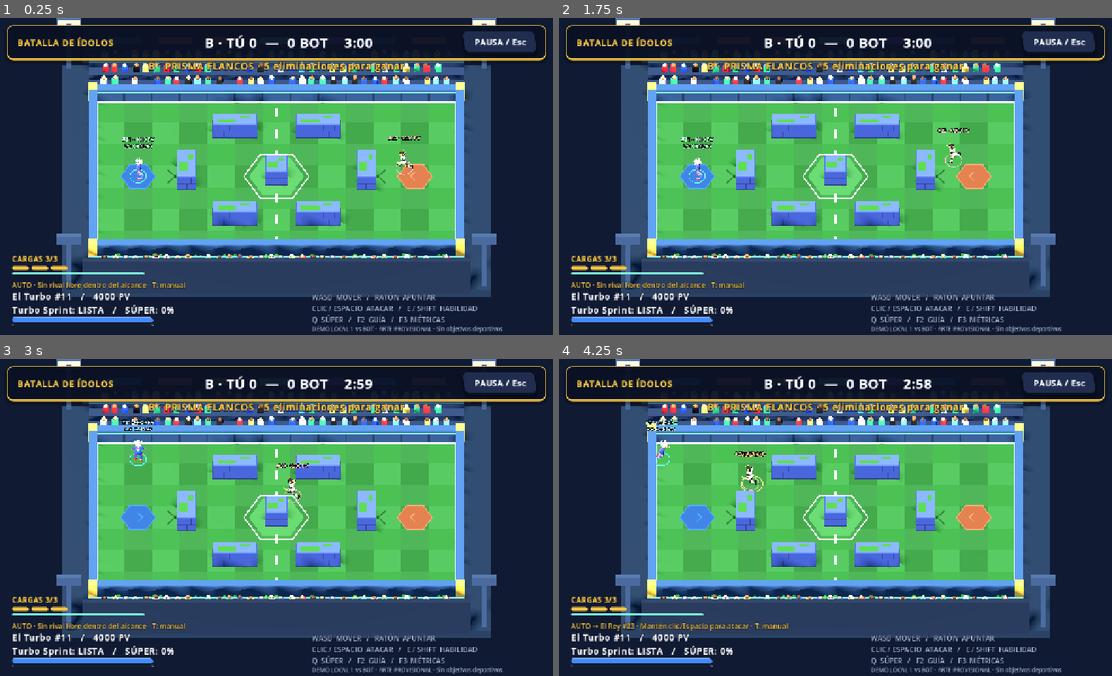
Above: before the commit, frames 1-4 (two rows, left to right).
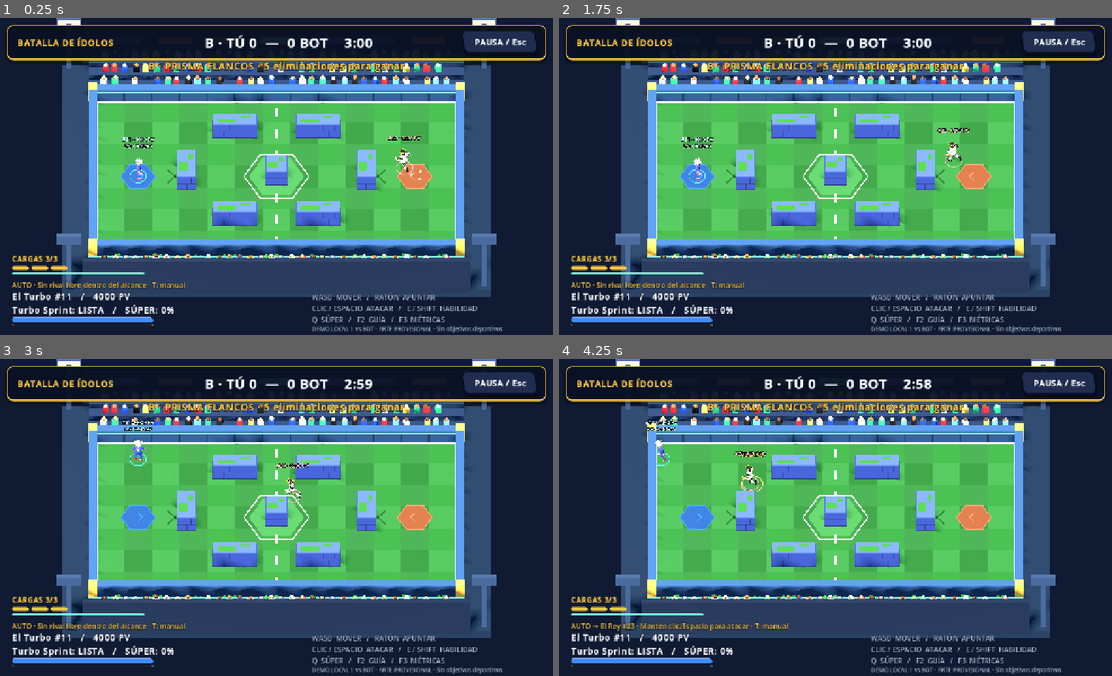
Above: after the commit, the same moments.

Repository: openweb-cl/arena-idol
Game: Godot game, scene res://scenes/arena/prisma_b.tscn
Two runs of this game, one before a commit and one after it. Both use one fixed random seed, a clock stepped at 60 frames per second and the inputs below. This scene is started directly instead of the project's main scene.
Inputs (mouse positions are in pixels of both pictures, inside the frame that each line leads up to):
- Up to frame 1 (0.25 s): no input
- Up to frame 2 (1.75 s): click "PAUSA / Esc" at 0.5 s; click "REVANCHA / REINICIAR" at 1.25 s
- Up to frame 3 (3 s): tap Enter at 2 s; move the mouse to (248, 580) at 2.02 s; hold W 2.03-2.75 s; tap L at 2.1 s; click (248, 580) at 2.17 s; tap Space at 2.27 s; drag from (447, 565) to (248, 580) at 2.77 s
- Up to frame 4 (4.25 s): move the mouse to (664, 469) at 3.52 s; hold A from 3.53 s (still down); tap 1 at 3.6 s

The runs differ from the first frame. In frame 1, 0.1% of the frame differs, in the area x 71-77%, y 41-52%; in frame 2, 0.1%; in frame 3, less than 0.1%; in frame 4, less than 0.1%.

Commit message:
cambio: sensación de juego al correr y al golpear
El cuerpo mira hacia donde corre y gira al blanco al atacar (adiós a correr
de espaldas con AUTO); números de daño (vida, súper y escudo), aplastamiento
del golpeado, sacudida de cámara en súper y eliminaciones, y polvo al arrancar
o invertir la marcha. Solo presentación. tests/test_feel.gd: 14 comprobaciones.

Co-Authored-By: Claude Opus 5.5 <noreply@anthropic.com>

Diff:
--- a/game/scripts/actors/character_visual.gd
+++ b/game/scripts/actors/character_visual.gd
@@ -85,6 +85,9 @@
 		# La zancada sigue a la velocidad real para que los pies no patinen sobre el suelo.
 		var running := animation_player.current_animation == "run"
 		animation_player.speed_scale = clampf(speed_ratio * definition.speed / definition.run_clip_speed, 0.8, 2.2) if running else 1.0
+		# Aplastamiento breve al recibir un golpe (solo aspecto).
+		var squash := action_time / 0.4 if action == "hit" and action_time > 0 else 0.0
+		model.scale = definition.model_scale * Vector3(1.0 + 0.12 * squash, 1.0 - 0.14 * squash, 1.0 + 0.12 * squash)
 		return
 	if model == null or limbs.size() != 4:
 		return
--- a/game/scripts/actors/player.gd
+++ b/game/scripts/actors/player.gd
@@ -4,6 +4,7 @@
 signal ability_started(actor: ArenaPlayer)
 signal eliminated(actor: ArenaPlayer)
 signal attack_accepted(actor: ArenaPlayer, kind: String)
+signal kicked_up_dust(actor: ArenaPlayer)  ## arranque o frenazo brusco (solo VFX)
 @export var definition: CharacterDefinition = preload("res://data/characters/turbo.tres")
 @export_range(2.5, 5.0, 0.05) var status_label_height: float = 3.1
 var team := 0
@@ -38,6 +39,8 @@
 var shot_direction := Vector3.RIGHT
 var shot_multiplier := 1.0
 var super_target: Variant = null  ## centro elegido para una súper de zona (Vector3) o null
+var aim_hold := 0.0  ## tras atacar, el cuerpo mira al blanco este tiempo; si no, mira hacia donde corre
+var dust_cooldown := 0.0
 var shield_time := 0.0
 var shield_hp := 0
 
@@ -79,6 +82,8 @@
 		power_multiplier = 1.0
 	channel_time = maxf(0, channel_time - delta)
 	shield_time = maxf(0, shield_time - delta)
+	aim_hold = maxf(0, aim_hold - delta)
+	dust_cooldown = maxf(0, dust_cooldown - delta)
 	if shield_time <= 0:
 		shield_hp = 0
 	if knocked_out:
@@ -117,12 +122,21 @@
 		dash_time = maxf(0, dash_time - delta)
 		target = dash_direction * speed * definition.ability.speed_multiplier
 	var acceleration := definition.braking if direction.length() < 0.1 else definition.acceleration
+	# Polvo al arrancar desde quieto o al invertir la marcha (solo aspecto).
+	if dust_cooldown <= 0 and direction.length() > 0.6 and (move_velocity.length() < 1.0 or move_velocity.normalized().dot(direction.normalized()) < -0.3):
+		dust_cooldown = 0.45
+		kicked_up_dust.emit(self)
 	move_velocity = move_velocity.move_toward(target, acceleration * delta)
 	velocity = move_velocity + push_velocity
 	push_velocity = push_velocity.move_toward(Vector3.ZERO, 35 * delta)
 	move_and_slide()
 	position.y = 0
-	visual.rotation.y = lerp_angle(visual.rotation.y, atan2(-facing.x, -facing.z), minf(1, definition.turn_speed * delta))
+	# El cuerpo mira hacia donde corre y se gira al blanco al atacar: así no corre de
+	# espaldas ni de lado con el apuntado AUTO. La dirección de ataque sigue siendo `facing`.
+	var look := facing
+	if direction.length() > 0.12 and aim_hold <= 0 and dash_time <= 0:
+		look = direction.normalized()
+	visual.rotation.y = lerp_angle(visual.rotation.y, atan2(-look.x, -look.z), minf(1, definition.turn_speed * delta))
 	visual.speed_ratio = minf(1, velocity.length() / definition.speed)
 	health_label.text = "#%d · %d PV" % [definition.number, health]
 	if ammo.limited():
@@ -151,6 +165,7 @@
 			channel_time = definition.field_warning
 	# Dirección y mejora se capturan al aceptar; el proyectil puede salir después.
 	shot_direction = facing
+	aim_hold = 0.45
 	shot_multiplier = damage_multiplier() if kind == "shot" else 1.0
 	visual.trigger("kick")
 	attack_accepted.emit(self, kind)
@@ -234,6 +249,7 @@
 	super_target = null
 	shield_time = 0
 	shield_hp = 0
+	aim_hold = 0
 	cooldown = 0
 	attack_cooldown = 0
 	facing = Vector3.RIGHT if team == 0 else Vector3.LEFT
--- a/game/scripts/modes/arena.gd
+++ b/game/scripts/modes/arena.gd
@@ -113,6 +113,7 @@
 	actor.ability_started.connect(on_ability)
 	actor.eliminated.connect(on_eliminated)
 	actor.attack_accepted.connect(on_attack_accepted)
+	actor.kicked_up_dust.connect(on_dust)
 	actors.append(actor)
 	return actor
 
@@ -307,7 +308,10 @@
 func apply_damage(target: ArenaPlayer, source: ArenaPlayer, damage: int, push: Vector3, charges: bool = true) -> void:
 	if phase != Phase.PLAYING or target.team == source.team:
 		return
+	var health_before := target.health
+	var shield_before := target.shield_hp
 	if target.take_damage(damage, push):
+		show_damage(target, health_before - target.health, shield_before - target.shield_hp, not charges or damage == source.definition.super_damage)
 		impacts += 1
 		damage_events[source.team] += 1
 		if charges:
@@ -403,6 +407,23 @@
 	effect.radius = actor.definition.super_radius
 	add_child(effect)
 
+## Número flotante con el daño real (vida y escudo por separado) y sacudida en súper.
+func show_damage(target: ArenaPlayer, lost: int, absorbed: int, is_super: bool) -> void:
+	var above := target.position + Vector3(0, 2.4, 0)
+	if absorbed > 0:
+		var shield := DamageNumber.new().setup(absorbed, "shield")
+		shield.position = above + Vector3(0, 0.35, 0)
+		add_child(shield)
+	if lost > 0:
+		var number := DamageNumber.new().setup(lost, "super" if is_super else "basic")
+		number.position = above
+		add_child(number)
+	if is_super:
+		camera.shake(0.35)
+
+func on_dust(actor: ArenaPlayer) -> void:
+	spawn_effect(actor, "dust", Color("d9c7a3"))
+
 func spawn_effect_at(at: Vector3, kind: String) -> void:
 	var effect := AbilityEffect.new()
 	effect.kind = kind
@@ -413,6 +434,7 @@
 func on_eliminated(actor: ArenaPlayer) -> void:
 	if phase != Phase.PLAYING:
 		return
+	camera.shake(0.55)
 	spawn_effect(actor, "elimination", actor.definition.color)
 	if actor == human:
 		mouse_fire_held = false
--- a/game/scripts/modes/arena_camera.gd
+++ b/game/scripts/modes/arena_camera.gd
@@ -1,6 +1,11 @@
 class_name ArenaCamera
 extends Camera3D
 @export_range(15, 40, 0.5) var base_size: float = 23.0
+## Sacudida breve en golpes grandes (súper, eliminación). Desplaza la imagen con
+## h_offset/v_offset: la cámara, el apuntado y la física no se mueven.
+@export_range(0.0, 1.0, 0.05) var shake_scale: float = 1.0
+var trauma := 0.0
+var _time := 0.0
 
 func _ready() -> void:
 	projection = Camera3D.PROJECTION_ORTHOGONAL
@@ -14,3 +19,13 @@
 	var rect := get_viewport().get_visible_rect().size
 	if rect.y > 0:
 		size = maxf(base_size, 32 / (rect.x / rect.y))
+
+func shake(amount: float) -> void:
+	trauma = clampf(maxf(trauma, amount), 0.0, 1.0)
+
+func _process(delta: float) -> void:
+	_time += delta
+	trauma = maxf(0.0, trauma - delta * 2.2)
+	var power := trauma * trauma * shake_scale * 0.35
+	h_offset = sin(_time * 53.0) * power
+	v_offset = cos(_time * 47.0) * power
--- a/game/scripts/vfx/ability_effect.gd
+++ b/game/scripts/vfx/ability_effect.gd
@@ -31,7 +31,7 @@
 	"shot": 0.2, "turbo_sprint": 0.45, "turbo_super": 0.5, "melee": 0.3, "rey_charge": 0.4,
 	"rey_super": 0.65, "hit": 0.3, "shield": 0.35, "impact_cover": 0.25, "elimination": 0.7,
 	"principe_shot": 0.2, "principe_buff": 0.8, "principe_field_warning": 0.6, "principe_field": 3.0,
-	"pitbull_guard": 2.0,
+	"pitbull_guard": 2.0, "dust": 0.4,
 }
 
 func _ready() -> void:
@@ -59,6 +59,7 @@
 		"principe_field_warning": _build_field_warning()
 		"principe_field": _build_field()
 		"pitbull_guard": _build_guard()
+		"dust": _build_dust()
 		_:
 			parts.append(VFXKit.ring(self, Vector3(0, 0.05, 0), 0.6, 0.07, color))
 
@@ -246,6 +247,13 @@
 	parts.append(slow)
 	VFXKit.sparks(self, Vector3(0, 0.15, 0), amount(16), edge, 5.0, 0.4, Vector3.UP, 85, -8)
 
+func _build_dust() -> void:
+	# Polvo de pisada al arrancar o invertir la marcha: tres bolitas que se abren.
+	for i in 3:
+		var ang := TAU * i / 3.0 + 0.6
+		var puff := VFXKit.sphere(self, Vector3(cos(ang) * 0.18, 0.08, sin(ang) * 0.18 + 0.15), 0.1, color, 6)
+		parts.append(puff)
+
 func _build_guard() -> void:
 	# Guardia de Hierro: burbuja celeste que acompaña al Pitbull mientras dura el escudo.
 	parts.append(VFXKit.sphere(self, Vector3(0, 0.95, 0), 0.95, VFXKit.SHIELD, 12))
@@ -321,6 +329,11 @@
 			parts[1].scale = Vector3.ONE * fade
 			parts[2].position.y = 2.3 + t * 0.3
 			parts[2].scale = Vector3.ONE * VFXKit.fade(maxf(0, t - 0.6) * 2.5)
+		"dust":
+			for i in parts.size():
+				var ang := TAU * i / 3.0 + 0.6
+				parts[i].position = Vector3(cos(ang), 0.0, sin(ang)) * (0.18 + t * 0.35) + Vector3(0, 0.08 + t * 0.12, 0.15)
+				parts[i].scale = Vector3.ONE * (1.0 + t) * maxf(0.001, fade)
 		"pitbull_guard":
 			var beat := 1.0 + 0.04 * sin(age * 12.0)
 			var end := VFXKit.fade(maxf(0, t - 0.85) / 0.15)
--- /dev/null
+++ b/game/scripts/vfx/damage_number.gd
@@ -0,0 +1,30 @@
+class_name DamageNumber
+extends Label3D
+## Número de daño flotante (VFX, sin autoridad sobre el combate): sube, crece un
+## instante y se desvanece. Blanco = básico, dorado = súper, celeste = escudo.
+const LIFE := 0.75
+var age := 0.0
+var rise := 0.9
+
+func setup(amount: int, kind: String) -> DamageNumber:
+	text = ("−%d" % amount) if kind != "shield" else ("ESCUDO −%d" % amount)
+	modulate = {"super": Color("ffd34d"), "shield": Color("8fe3ff")}.get(kind, Color("fff6ea"))
+	font_size = 52 if kind == "super" else 40
+	outline_size = 10
+	outline_modulate = Color(0.05, 0.07, 0.14, 0.9)
+	pixel_size = 0.01
+	billboard = BaseMaterial3D.BILLBOARD_ENABLED
+	no_depth_test = true
+	render_priority = 2
+	return self
+
+func _process(delta: float) -> void:
+	age += minf(delta, 1.0 / 20.0)
+	var t := clampf(age / LIFE, 0, 1)
+	position.y += rise * delta * (1.0 - t)
+	var pop := 1.0 + 0.35 * maxf(0.0, 1.0 - t * 6.0)
+	scale = Vector3.ONE * pop
+	modulate.a = 1.0 if t < 0.6 else 1.0 - (t - 0.6) / 0.4
+	outline_modulate.a = modulate.a * 0.9
+	if age >= LIFE:
+		queue_free()
--- /dev/null
+++ b/game/tests/test_feel.gd
@@ -0,0 +1,95 @@
+extends SceneTree
+## Sensación de juego: orientación del cuerpo, números de daño, aplastamiento,
+## sacudida de cámara y polvo. Todo es presentación: no cambia reglas de combate.
+var passed := 0
+var failed := 0
+const TURBO := preload("res://data/characters/turbo.tres")
+const REY := preload("res://data/characters/rey.tres")
+
+func _initialize() -> void:
+	call_deferred("run")
+
+func check(ok: bool, title: String) -> void:
+	if ok:
+		passed += 1
+		print("PASS ", title)
+	else:
+		failed += 1
+		push_error("FAIL " + title)
+
+func frames(count: int) -> void:
+	for i in count:
+		await physics_frame
+		await process_frame
+
+func facing_angle(direction: Vector3) -> float:
+	return atan2(-direction.x, -direction.z)
+
+func run() -> void:
+	GameSession.selected = TURBO
+	GameSession.selected_rival = REY
+	var arena: IdolArena = load("res://scenes/arena/arena.tscn").instantiate()
+	root.add_child(arena)
+	current_scene = arena
+	arena.set_physics_process(false)
+	arena.bot.set_physics_process(false)
+	await frames(2)
+	var me := arena.human
+	me.invulnerable = 0
+	arena.bot.invulnerable = 0
+	me.position = Vector3(-8, 0, 0)
+	arena.bot.position = Vector3(8, 0, 0)
+
+	# --- Orientación -------------------------------------------------------------------
+	var dusts := []
+	me.kicked_up_dust.connect(func(actor: ArenaPlayer) -> void: dusts.append(actor))
+	me.command.aim = Vector2.RIGHT
+	me.command.move = Vector2(0, 1)
+	await frames(24)
+	check(absf(angle_difference(me.visual.rotation.y, facing_angle(Vector3.BACK))) < 0.2, "con apuntado AUTO, el cuerpo mira hacia donde corre")
+	check(me.facing.is_equal_approx(Vector3.RIGHT), "la dirección de ataque sigue siendo la del apuntado")
+	check(dusts.size() == 1, "arrancar desde quieto levanta polvo una vez")
+	me.attack_cooldown = 0
+	me.act()
+	await frames(10)
+	check(absf(angle_difference(me.visual.rotation.y, facing_angle(Vector3.RIGHT))) < 0.25, "al atacar se gira hacia el blanco")
+	await frames(40)
+	check(absf(angle_difference(me.visual.rotation.y, facing_angle(Vector3.BACK))) < 0.25, "pasado el ataque vuelve a mirar hacia donde corre")
+	me.command.move = Vector2(0, -1)
+	await frames(4)
+	check(dusts.size() == 2, "invertir la marcha levanta polvo")
+	me.command.move = Vector2.ZERO
+	me.command.aim = Vector2.ZERO
+
+	# --- Números de daño y aplastamiento ------------------------------------------------------
+	for child in arena.get_children():
+		if child is DamageNumber:
+			child.free()
+	arena.apply_damage(arena.bot, me, 850, Vector3.ZERO)
+	var numbers := arena.get_children().filter(func(n: Node) -> bool: return n is DamageNumber)
+	check(numbers.size() == 1 and (numbers[0] as DamageNumber).text == "−850", "un impacto muestra su daño real")
+	await frames(3)
+	check(arena.bot.visual.model.scale.y < 0.99, "el golpeado se aplasta un instante")
+	await frames(52)
+	check(is_equal_approx(arena.bot.visual.model.scale.y, arena.bot.definition.model_scale.y), "y recupera su escala")
+	check(arena.get_children().filter(func(n: Node) -> bool: return n is DamageNumber).is_empty(), "el número desaparece solo")
+	arena.bot.shield_hp = 1000
+	arena.bot.shield_time = 2.0
+	arena.apply_damage(arena.bot, me, 850, Vector3.ZERO)
+	numbers = arena.get_children().filter(func(n: Node) -> bool: return n is DamageNumber)
+	check(numbers.size() == 1 and (numbers[0] as DamageNumber).text.begins_with("ESCUDO"), "el daño absorbido por escudo se muestra aparte")
+
+	# --- Cámara ----------------------------------------------------------------------------------
+	arena.camera.trauma = 0
+	arena.apply_damage(arena.bot, me, TURBO.super_damage, Vector3.ZERO)
+	check(arena.camera.trauma > 0.3, "un golpe de súper sacude la cámara")
+	var position := arena.camera.global_position
+	await frames(90)
+	check(arena.camera.trauma == 0.0 and absf(arena.camera.h_offset) < 0.001 and absf(arena.camera.v_offset) < 0.001, "la sacudida se apaga sola")
+	check(arena.camera.global_position.is_equal_approx(position), "la cámara no se mueve: solo desplaza la imagen")
+
+	arena.queue_free()
+	await process_frame
+	GameSession.selected_rival = null
+	print("SENSACIÓN: %d aprobadas; %d fallos" % [passed, failed])
+	quit(1 if failed else 0)
Not shown, added: game/scripts/vfx/damage_number.gd.uid
Not shown, added: game/tests/test_feel.gd.uid
Not shown, changed: tools/verify.py
